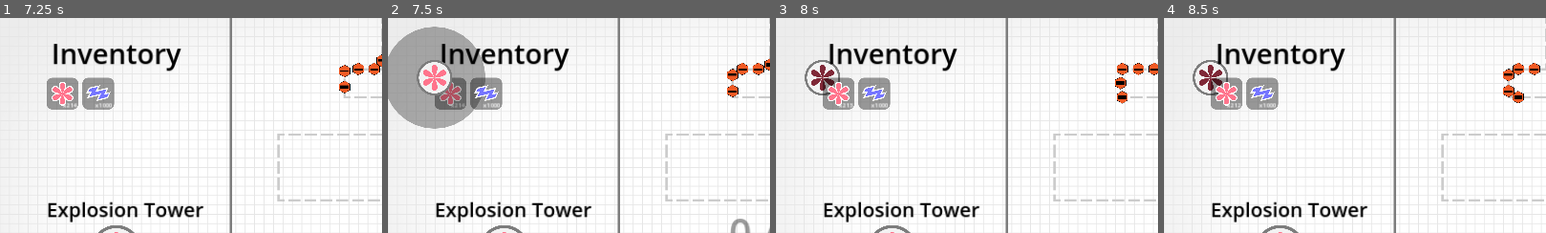
Above: before the commit, frames 1-4 (left to right).
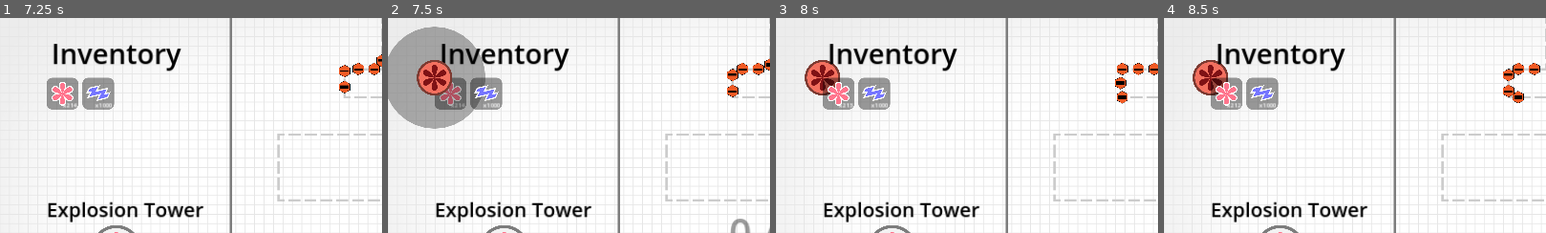
Above: after the commit, the same moments.

Repository: cxhuy/ptd
Game: Godot game, scene res://scenes/game.tscn
Same seed, same stepped clock (60 frames per second), same inputs: the game is played once before the commit and once after it.
Inputs (mouse positions are % of the whole screen's width and height, from its top left):
- Up to frame 1 (7.25 s): click "Start Wave" at 0.5 s; click "Upgrade 1000 / 2" at 1.25 s; click "Upgrade 998 / 4" at 2 s; click "Upgrade 994 / 10" at 2.75 s; click "Upgrade 984 / 20" at 3.5 s; click "Upgrade 964 / 50" at 4.25 s; click "Upgrade 914 / 100" at 5 s; click "Upgrade 814 / 200" at 5.75 s; click "Upgrade 614 / 400" at 6.5 s
- Up to frame 2 (7.5 s): move the mouse to (8, 18) at 7.27 s; hold / (rightFlip) from 7.28 s (still down); hold Space (addBall) from 7.28 s (still down); click (8, 18) at 7.42 s
- Up to frame 3 (8 s): keep holding / (rightFlip); keep holding Space (addBall)
- Up to frame 4 (8.5 s): release / (rightFlip) at 8 s; release Space (addBall) at 8 s; click (6, 14) at 8 s
The pictures show only the part of the screen within x 0-50%, y 0-50%; the shares and areas given below are measured in that part.

Frame 1 is identical in both runs. In frame 2, 1.2% of the frame differs, in the area x 7-17%, y 19-36%; in frame 3, 1.1%; in frame 4, 1.1%.

Commit message:
feat: show red when tower placement not allowed

Diff:
--- a/project.godot
+++ b/project.godot
@@ -54,6 +54,7 @@
 2d_physics/layer_6="Tower"
 2d_physics/layer_7="Enemy"
 2d_physics/layer_8="Projectiles"
+2d_physics/layer_9="NoTowerArea"
 
 [physics]
 
--- a/scenes/game.tscn
+++ b/scenes/game.tscn
@@ -18,6 +18,12 @@
 
 [sub_resource type="RectangleShape2D" id="RectangleShape2D_jarcq"]
 size = Vector2(1920, 50)
+
+[sub_resource type="RectangleShape2D" id="RectangleShape2D_3va3b"]
+size = Vector2(585, 1080)
+
+[sub_resource type="RectangleShape2D" id="RectangleShape2D_1scik"]
+size = Vector2(752, 328)
 
 [node name="Game" type="Node2D"]
 script = ExtResource("1_81tkb")
@@ -71,3 +77,19 @@
 [node name="Projectiles" type="Node2D" parent="."]
 
 [node name="UI" parent="." instance=ExtResource("11_tjs23")]
+
+[node name="NoTowerArea" type="Area2D" parent="." groups=["NoTowerArea"]]
+collision_layer = 256
+collision_mask = 0
+
+[node name="LeftUI" type="CollisionShape2D" parent="NoTowerArea"]
+position = Vector2(292, 540)
+shape = SubResource("RectangleShape2D_3va3b")
+
+[node name="RightUI" type="CollisionShape2D" parent="NoTowerArea"]
+position = Vector2(1627, 540)
+shape = SubResource("RectangleShape2D_3va3b")
+
+[node name="GameBottom" type="CollisionShape2D" parent="NoTowerArea"]
+position = Vector2(960, 916)
+shape = SubResource("RectangleShape2D_1scik")
--- a/scenes/tower/tower1/tower1.tscn
+++ b/scenes/tower/tower1/tower1.tscn
@@ -49,6 +49,14 @@
 scale = Vector2(0.35, 0.35)
 shape = SubResource("CircleShape2D_bxqam")
 
+[node name="BaseArea" type="Area2D" parent="Base"]
+collision_layer = 32
+collision_mask = 288
+
+[node name="BaseCollision" type="CollisionShape2D" parent="Base/BaseArea"]
+scale = Vector2(0.35, 0.35)
+shape = SubResource("CircleShape2D_bxqam")
+
 [node name="PatternSprite" type="AnimatedSprite2D" parent="."]
 z_index = 1
 scale = Vector2(0.35, 0.35)
--- a/scripts/tower/tower1/tower1.gd
+++ b/scripts/tower/tower1/tower1.gd
@@ -14,6 +14,11 @@
 		anim.play("on")
 		switchDuration -= 1
 
+	if $Base/BaseArea.get_overlapping_areas().size() > 0:
+		self.modulate = Color("ff7664")
+	else:
+		self.modulate = Color("ffffff")
+
 
 func _on_base_body_entered(body):
 	if body.is_in_group("Balls"):
@@ -28,3 +33,5 @@
 		tween = create_tween().set_trans(Tween.TRANS_CIRC)
 		tween.tween_property(anim, "scale", Vector2(0.35, 0.35), 0.28)
 		await get_tree().create_timer(0.2).timeout
+	if body.is_in_group("NoTowerArea"):
+		Data.canPlaceTower = false
--- a/scripts/towerAdd.gd
+++ b/scripts/towerAdd.gd
@@ -23,7 +23,7 @@
 		get_node("../../../").updateTowerData(towerId)
 		if Data.towerData[towerId]["quantity"] > 0:
 			add_child(towerInstance)
-			towerInstance.process_mode = Node.PROCESS_MODE_DISABLED
+#			towerInstance.process_mode = Node.PROCESS_MODE_DISABLED
 
 	elif event is InputEventMouseMotion and event.button_mask == 1 and Data.towerData[towerId]["quantity"] > 0:
 		get_child(2).global_position = event.global_position
Not shown: 1 places in scenes/game.tscn that only renumber resources
